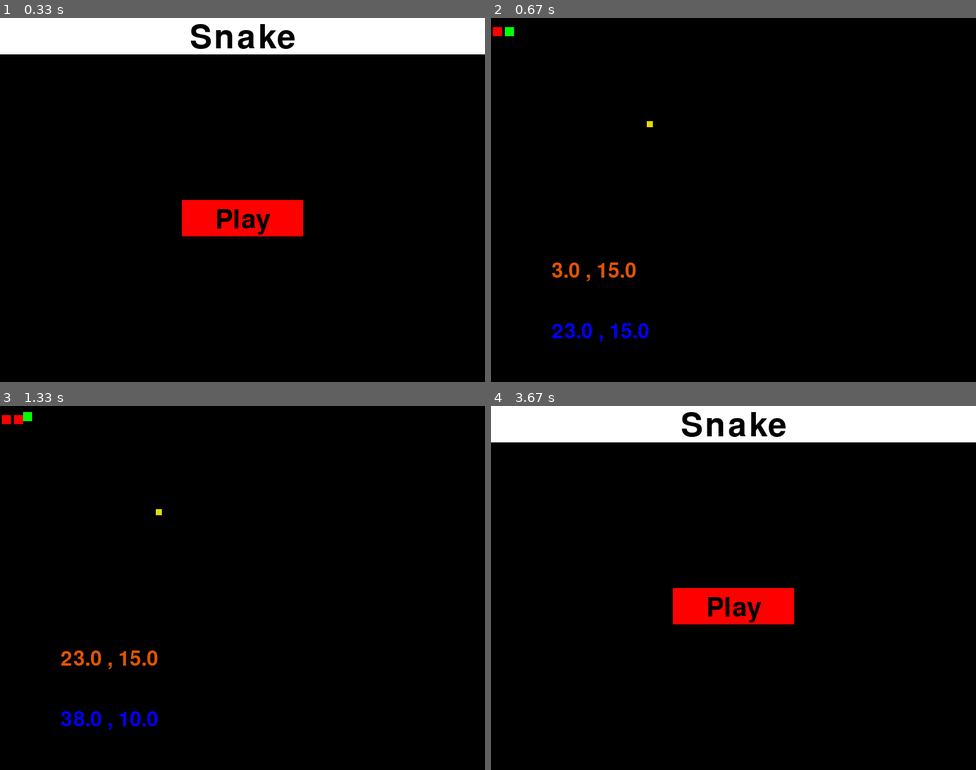
Above: before the commit, frames 1-4 (two rows, left to right).
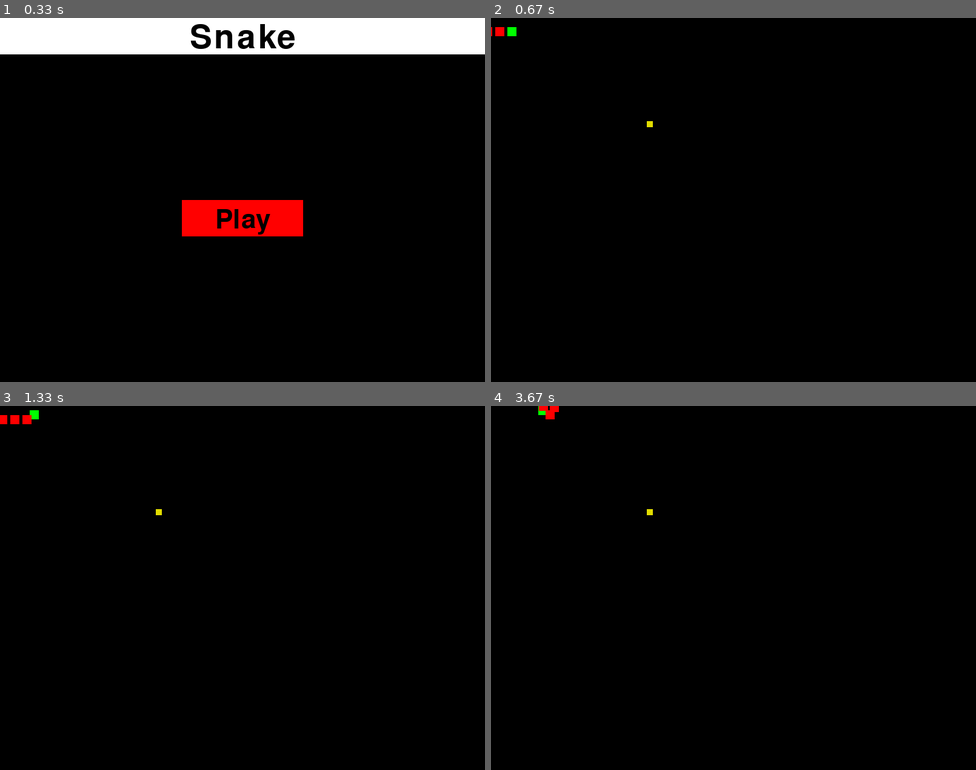
Above: after the commit, the same moments.

Repository: charlesr-245/SnakePygameTest
Game: pygame game, started from Snake/__init__.py
The game is run twice, just before and just after one commit, with the same random seed, the same clock (stepped at 60 frames per second) and the same inputs.
Inputs:
- Up to frame 1 (0.33 s): no input
- Up to frame 2 (0.67 s): click "Play" at 0.38 s
- Up to frame 3 (1.33 s): hold Up from 1.17 s (still down)
- Up to frame 4 (3.67 s): release Up at 1.63 s; hold Right 1.67-2.13 s; hold Down 2.73-3.03 s; hold Left 3.07-3.47 s; hold Up from 3.5 s (still down)

Frame 1 is identical in both runs. In frame 2, 0.7% of the frame differs, in the area x 0-33%, y 2-89%; in frame 3, 0.8%; in frame 4, 12%, in the area x 0-100%, y 0-60%.

Commit message:
Snake Parts spawn when you get a collectable

Diff:
--- a/Snake/LevelObjects.py
+++ b/Snake/LevelObjects.py
@@ -58,7 +58,7 @@
         this.lastDirY = 0
         this.dirX = 1
         this.dirY = 0
-        this.speed = 0.5
+        this.speed = 0.75
         this.posToAppend = this.pos
         this.snakeHead = SnakeHead(this)
         this.collectable = collectable
@@ -145,20 +145,24 @@
         this.dirY = snake.dirY
         this.speed = snake.speed
         if (snake.snakeHead.dirX != 0):
-             this.pos = (snake.snakeHead.pos[0]-((i-1)*(this.size+5)*snake.snakeHead.dirX),snake.snakeHead.pos[1],this.size,this.size)
+            if (this.part > 4):
+                this.pos = (snake.snakeHead.pos[0]-((i-2)*(this.size+5)*snake.snakeHead.dirX),snake.snakeHead.pos[1],this.size,this.size)
+            else:
+                this.pos = (snake.snakeHead.pos[0]-((i-1)*(this.size+5)*snake.snakeHead.dirX),snake.snakeHead.pos[1],this.size,this.size)
         else:
-             this.pos = (snake.snakeHead.pos[0],snake.snakeHead.pos[1]-((i-1)*(this.size+5)*snake.snakeHead.dirY),this.size,this.size)
+            if (this.part > 4):
+                this.pos = (snake.snakeHead.pos[0],snake.snakeHead.pos[1]-((i-2)*(this.size+5)*snake.snakeHead.dirY),this.size,this.size)
+            else:
+                this.pos = (snake.snakeHead.pos[0],snake.snakeHead.pos[1]-((i-1)*(this.size+5)*snake.snakeHead.dirY),this.size,this.size)
         this.font = pygame.font.Font(None,50)
         this.posArray = [array('f'), array('f'), array('f'), array('f')]
-        if (i > 5):
-            this.posArray = snake.snakeBody[i-1].posArray
         this.manager = snake.manager
         #print(this.part)
     def Update(this, snake):
         #snake.snakeBody.append(SnakeBody(this,8))
         if (len(this.posArray[0]) != 0):
-            if ((this.pos[0] > this.posArray[0][0] - 0.05) and (this.pos[0] < this.posArray[0][0]+0.05)): #Within coordinates' x location
-                if ((this.pos[1] > this.posArray[1][0] - 0.05) and (this.pos[1] < this.posArray[1][0]+0.05)): #Within coordinates' y location
+            if ((this.pos[0] > this.posArray[0][0] - 0.375) and (this.pos[0] < this.posArray[0][0]+0.375)): #Within coordinates' x location
+                if ((this.pos[1] > this.posArray[1][0] - 0.375) and (this.pos[1] < this.posArray[1][0]+0.375)): #Within coordinates' y location
                     #Set the position to the coords for accuracy
                     this.pos = (this.posArray[0][0], this.posArray[1][0],this.size,this.size)
                     #Set the direction to that of when the head changed directions
@@ -189,8 +193,8 @@
                 pos2 = str(round(snake.snakeHead.pos[0],3)) + " , " + str(round(snake.snakeHead.pos[1],3))
                 text = this.font.render(pos,1, colors.ORANGE)
                 text2 = this.font.render(pos2, 1 , colors.BLUE)
-                this.screen.blit(text, (100,400,0,0))
-                this.screen.blit(text2, (100,500,0,0))
+                #this.screen.blit(text, (100,400,0,0))
+                #this.screen.blit(text2, (100,500,0,0))
         if (this.pos[0] >= snake.snakeHead.pos[0] - 0.5 * this.size  and this.pos[0] <= snake.snakeHead.pos[0] + 0.5 * this.size):
             if (this.pos[1] >= snake.snakeHead.pos[1] - 0.5*this.size and this.pos[1] <= snake.snakeHead.pos[1] + 0.5*this.size):
                 #print("Player hit snake")
@@ -199,6 +203,8 @@
 def SendCommand(manager, command, snake):
     if (list(command)[0] == 'l'):
         snake.ResetPositions()
+        manager.eventHandler.xDirection = 1
+        manager.eventHandler.yDirection = 0
         manager.previousLevel = 1
         manager.currentLevel = int(list(command)[2])
         #print(manager.currentLevel)
